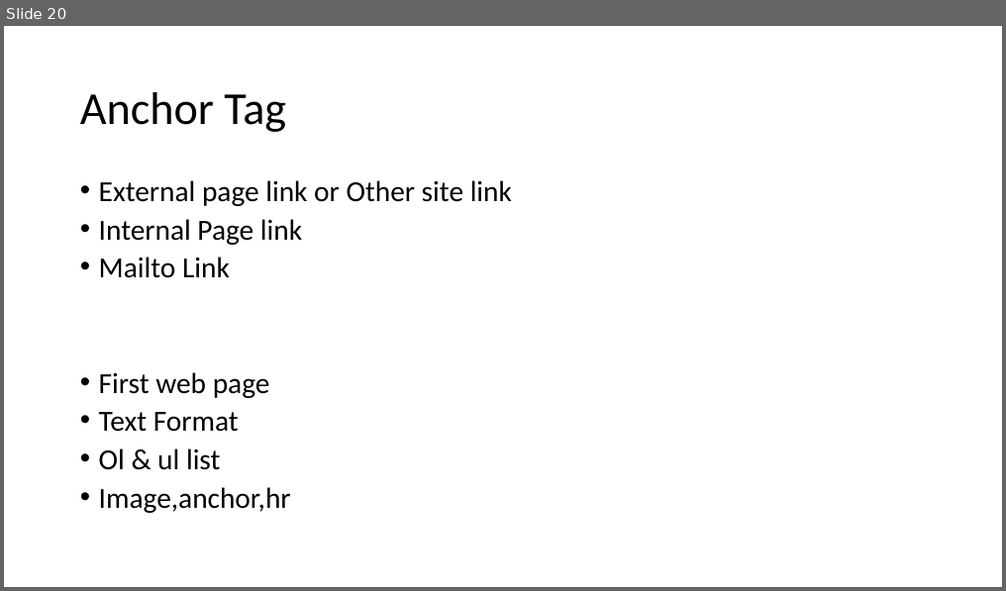
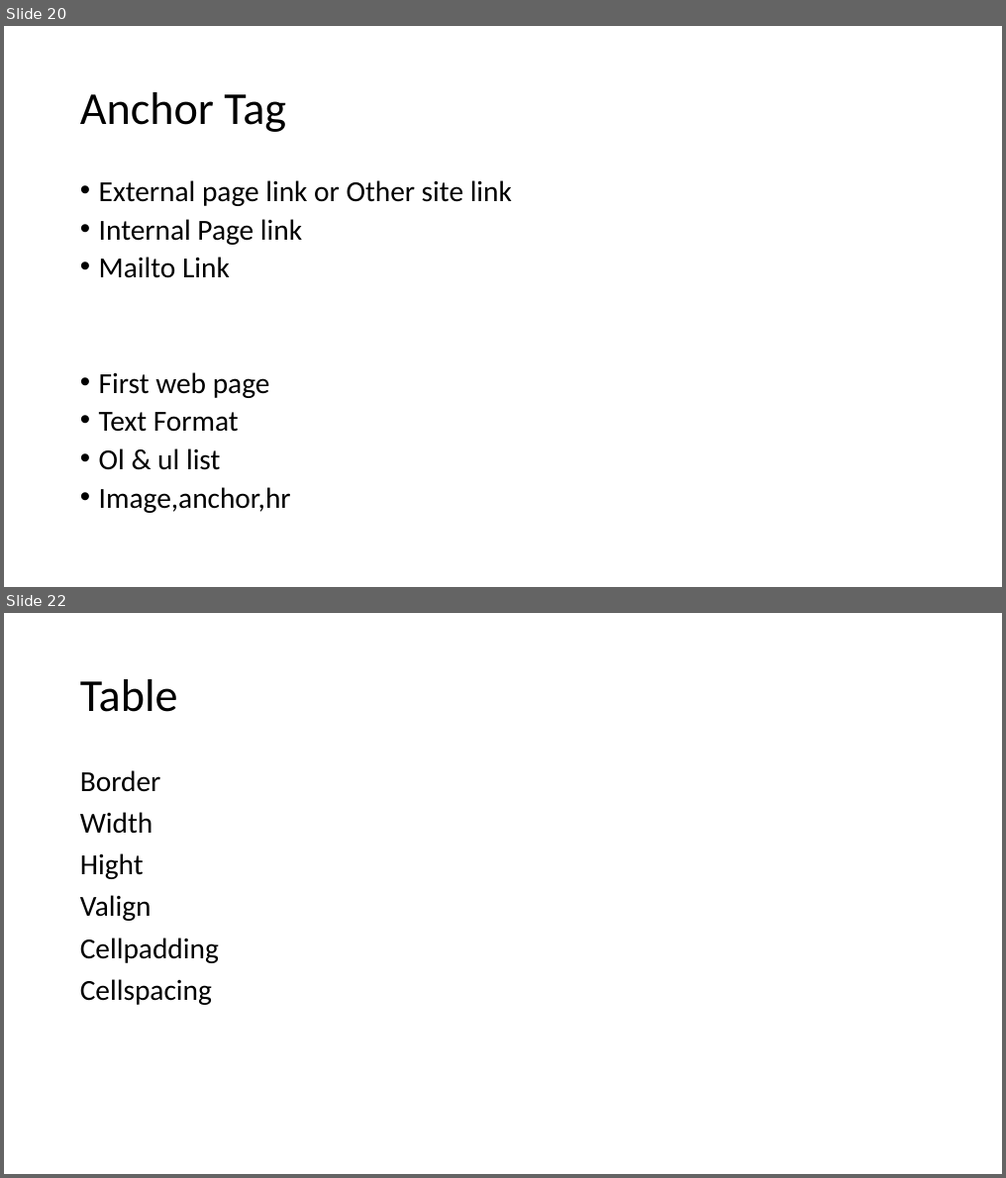
Before and after one commit to PiyushChaturvedii/Batch05, a slide deck: HTML.pptx. Shown one above the other, each under a label of ours: slide 20 before the commit, slides 20 and 22 after it; the slides between them are not shown. The pictures are 1006x591 and 1006x1178 pixels, drawn with LibreOffice and Linux fonts; fonts in the diff are those of the drawing. Boxes give left, top, right and bottom in pixels: in the first picture for what was removed or moved away, otherwise in the second. Text is boxed around its words. In the diff, an @@ line names an element or a change of style, - is before the commit and + after.

```diff
--- a/HTML.pptx
+++ b/HTML.pptx
@@ slide 22 added at <box>4,613,1002,1174</box>, background #FFFFFF @@
@@ title added at <box>80,679,178,712</box>, 44 pt, text #000000 @@
+Table
@@ text added at <box>80,770,219,1005</box>, 28 pt, text #000000 @@
+Border
+Width
+Hight
+Valign
+Cellpadding
+Cellspacing
```
Also in this commit, not shown: 3 other slides added, 1 other file.
